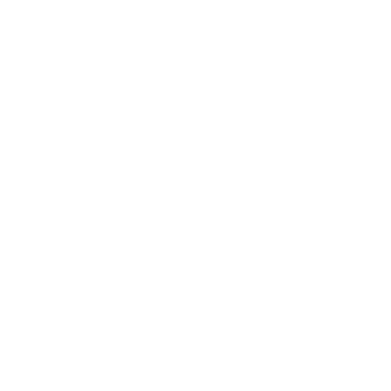
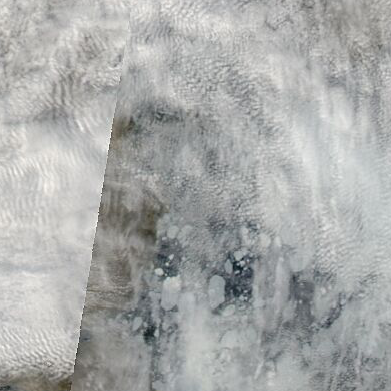
Revision of a layered w=391, h=391 image; what changed, layer by layer:
added layer "005_baffin_bay_100km_20050827.aqua.truecolor.250m" above "Background" over [0, 0, 391, 391]
